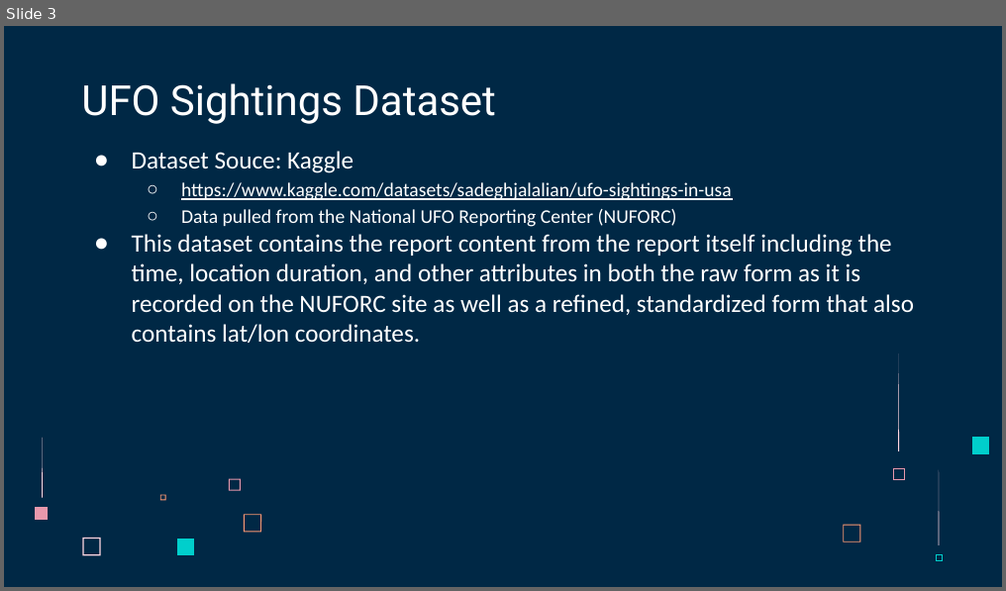
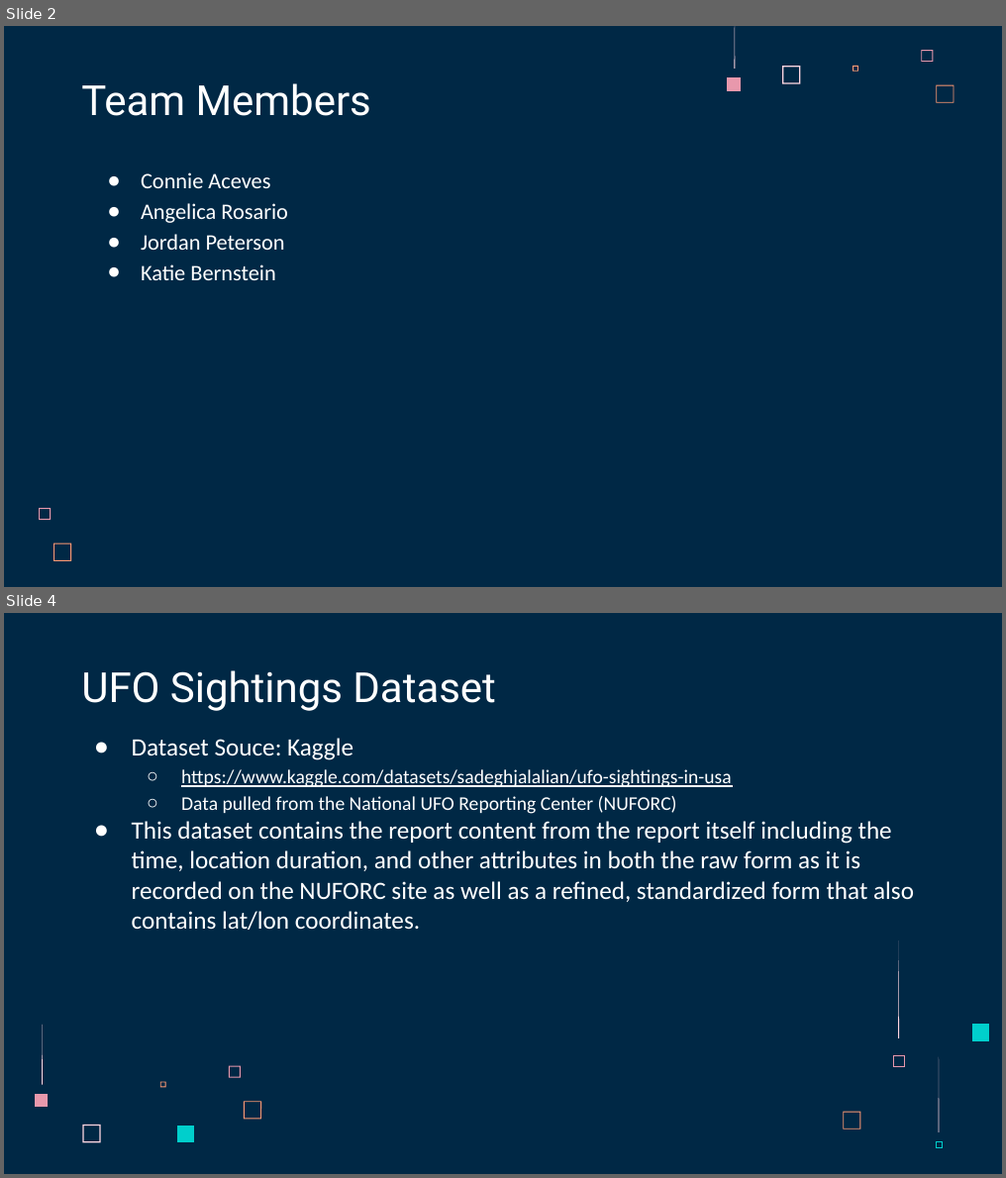
Before and after one commit to acegal1/Group1_Final_Project, a slide deck: _Group 1 Final Project Presentation - UFO Sightings in Arizona.pptx. Shown one above the other, each under a label of ours: slide 3 before the commit, slides 2 and 4 after it; the slides between them are not shown. The pictures are 1006x591 and 1006x1178 pixels, drawn with LibreOffice and Linux fonts; fonts in the diff are those of the drawing. Boxes give left, top, right and bottom in pixels: in the first picture for what was removed or moved away, otherwise in the second. Text is boxed around its words. In the diff, an @@ line names an element or a change of style, - is before the commit and + after.

```diff
--- a/_Group 1 Final Project Presentation - UFO Sightings in Arizona.pptx
+++ b/_Group 1 Final Project Presentation - UFO Sightings in Arizona.pptx
@@ slide 2 added at [4,26,1002,587], background #002845 @@
@@ freeform shape added at [735,26,736,69], fill #FFD6E1 @@
@@ freeform shape added at [921,50,933,62], fill #E898AC @@
@@ title added at [81,83,371,116], 30 pt, text #FFFFFF @@
+Team Members
@@ freeform shape added at [728,77,741,91], fill #E898AC @@
@@ freeform shape added at [782,66,800,83], fill #FFD6E1 @@
@@ freeform shape added at [852,66,858,72], fill #FF9973 @@
@@ freeform shape added at [936,84,954,103], fill #FF9973 @@
@@ text added at [141,173,288,280], 16 pt, text #FFFFFF @@
+● Connie Aceves
+● Angelica Rosario
+● Jordan Peterson
+● Katie Bernstein
@@ freeform shape added at [39,508,51,520], fill #E898AC @@
@@ freeform shape added at [54,544,72,562], fill #FF9973 @@
@@ what was slide 3 is now slide 4 @@
```
Also in this commit, not shown: 4 slides changed, 9 other slides added, 3 other files.
